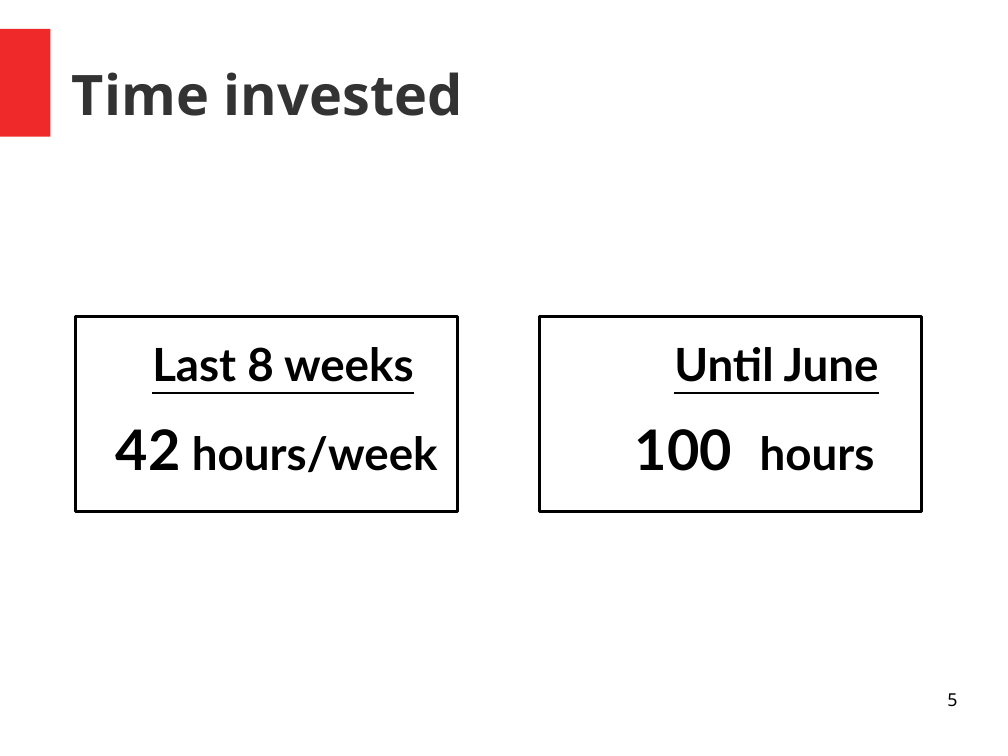
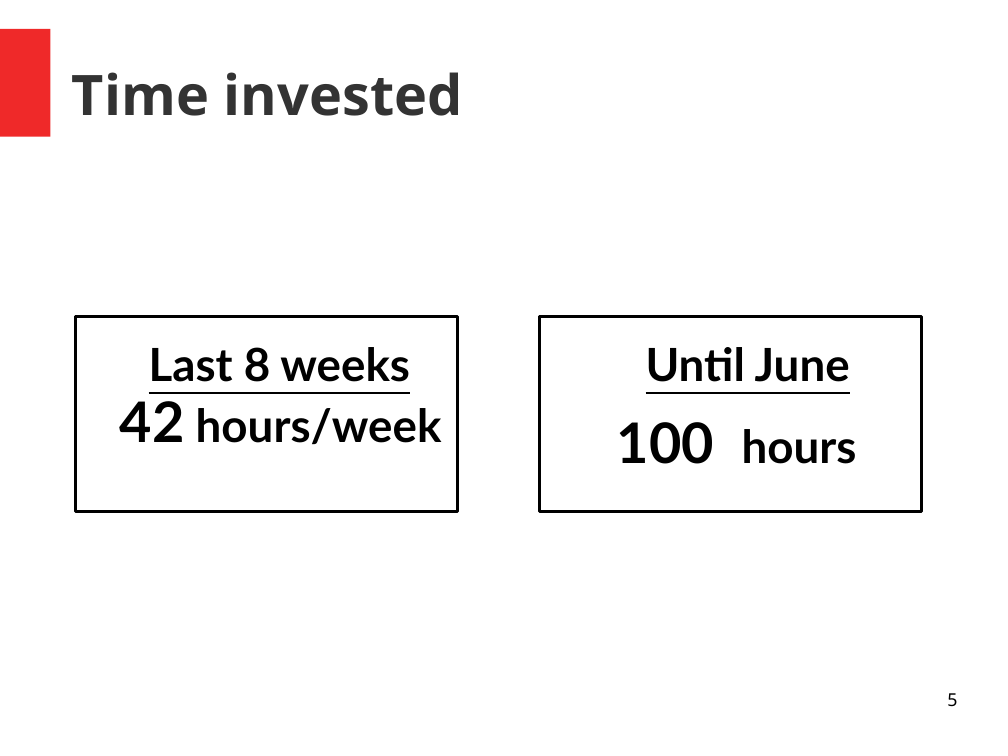
Before and after one commit to unige-pinfo-2019/PInfo3, a slide deck: slide 5 of Docs/Presentations/pres2.odp. Drawn at 1008x756 pixels with LibreOffice and Linux fonts; fonts in the diff are those of the drawing. Boxes give left, top, right and bottom in pixels: in the first picture for what was removed or moved away, otherwise in the second. Text is boxed around its words. In the diff, an @@ line names an element or a change of style, - is before the commit and + after.

```diff
--- a/Docs/Presentations/pres2.odp
+++ b/Docs/Presentations/pres2.odp
@@ text "Last 8 weeks" moved from (x1=152, y1=347, x2=414, y2=382) to (x1=149, y1=347, x2=410, y2=382) @@
@@ text "Until June" moved from (x1=674, y1=347, x2=879, y2=382) to (x1=646, y1=347, x2=850, y2=382) @@
@@ text "42 hours/week" rewrapped from (x1=116, y1=429, x2=438, y2=473) to (x1=120, y1=393, x2=442, y2=445) @@
@@ text "100 hours" moved from (x1=635, y1=429, x2=875, y2=471) to (x1=617, y1=422, x2=857, y2=464) @@
```
Also in this commit, not shown: 2 other slides changed, 1 slide added, 1 slide removed, 2 other files.
